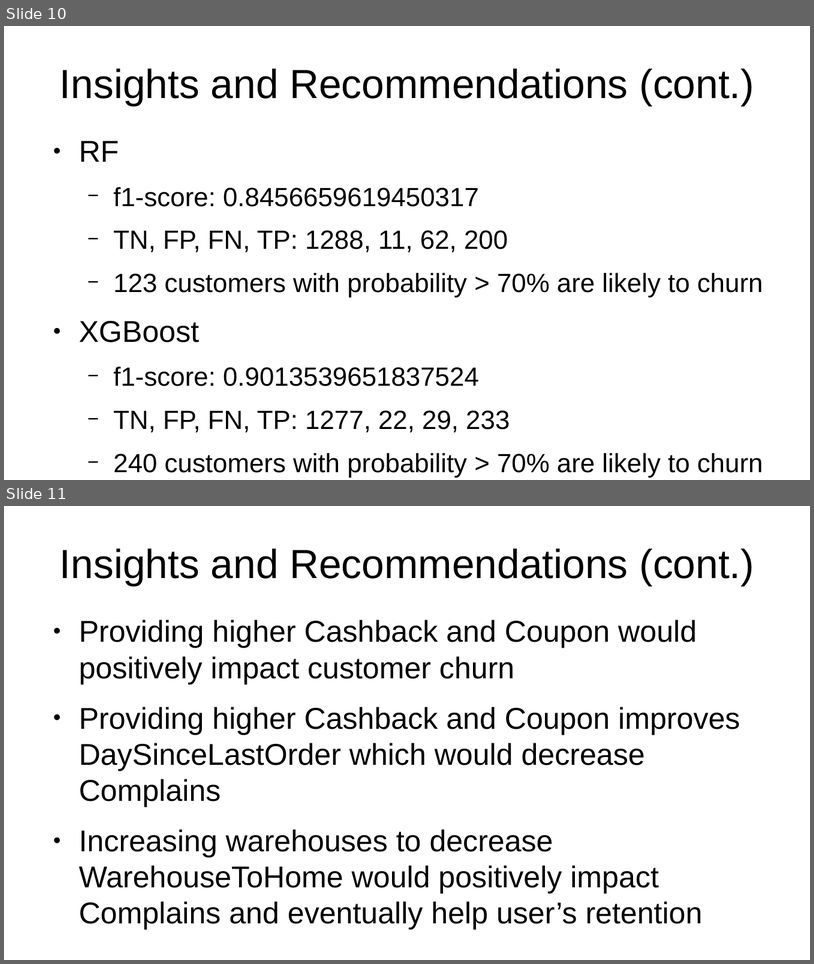
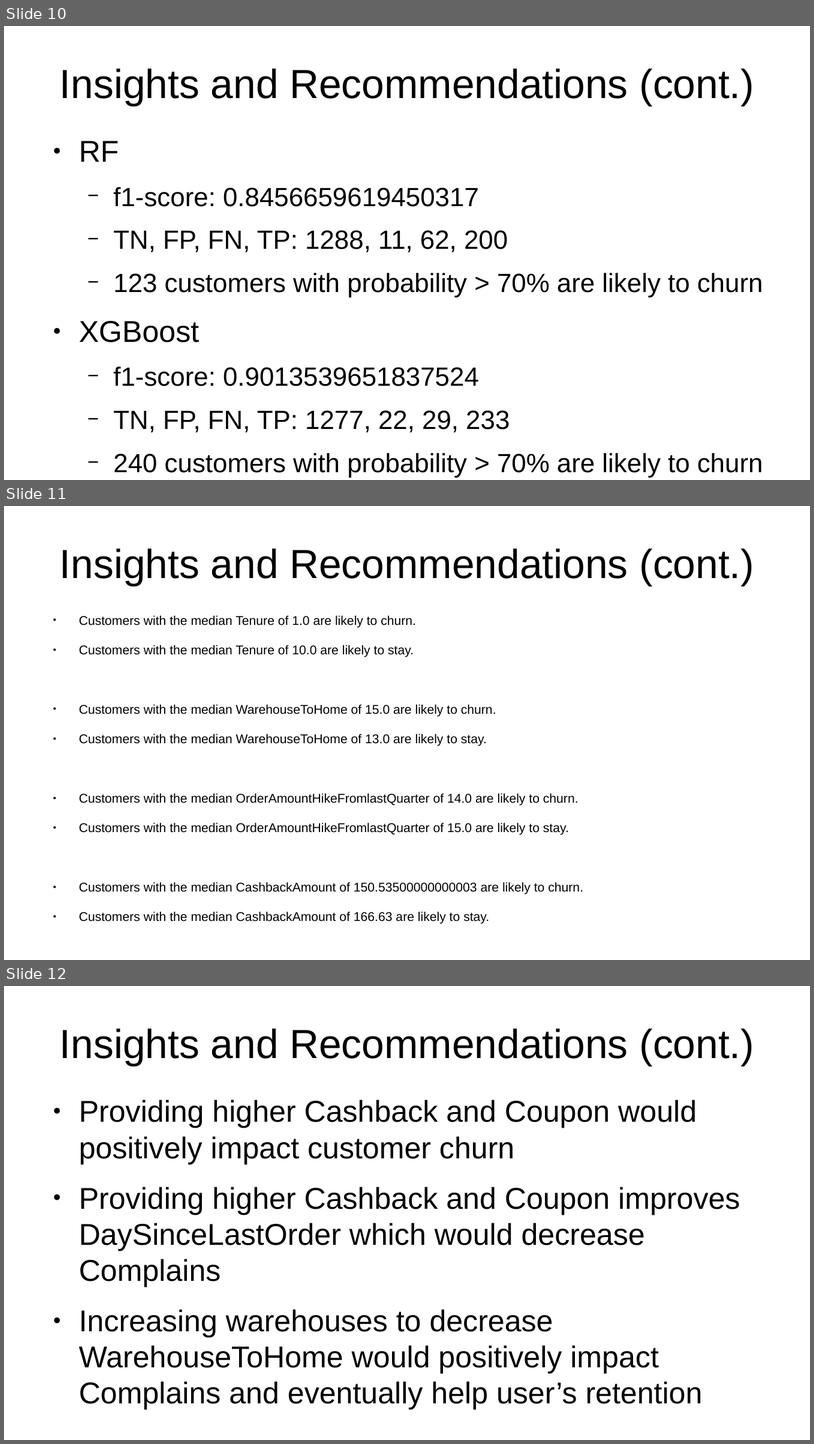
Before and after one commit to jranaraki/cc_to_cx, a slide deck: docs/cc_to_cx.odp. Shown one above the other, each under a label of ours: slides 10 and 11 before the commit, slides 10, 11 and 12 after it. The pictures are 814x964 and 814x1444 pixels, drawn with LibreOffice and Linux fonts; fonts in the diff are those of the drawing. Boxes give left, top, right and bottom in pixels: in the first picture for what was removed or moved away, otherwise in the second. Text is boxed around its words. In the diff, an @@ line names an element or a change of style, - is before the commit and + after.

Commit message:
Added more insights

```diff
--- a/docs/cc_to_cx.odp
+++ b/docs/cc_to_cx.odp
@@ slide 11 added at bbox=[4, 506, 810, 960], background #FFFFFF @@
@@ title added at bbox=[60, 549, 755, 586], 40 pt, text #000000 @@
+Insights and Recommendations (cont.)
@@ text added at bbox=[79, 615, 584, 924], 12.5 pt, text #000000 @@
+● Customers with the median Tenure of 1.0 are likely to churn.
+● Customers with the median Tenure of 10.0 are likely to stay.
+● Customers with the median WarehouseToHome of 15.0 are likely to churn.
+● Customers with the median WarehouseToHome of 13.0 are likely to stay.
+● Customers with the median OrderAmountHikeFromlastQuarter of 14.0 are likely to churn.
+● Customers with the median OrderAmountHikeFromlastQuarter of 15.0 are likely to stay.
+● Customers with the median CashbackAmount of 150.53500000000003 are likely to churn.
+● Customers with the median CashbackAmount of 166.63 are likely to stay.
@@ what was slide 11 is now slide 12 @@
```
Also in this commit, not shown: 7 other files.
